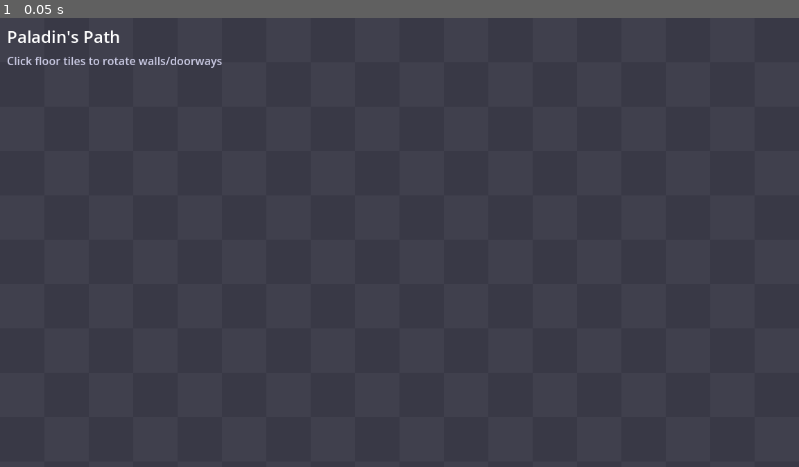
Above: before the commit, frame 1.
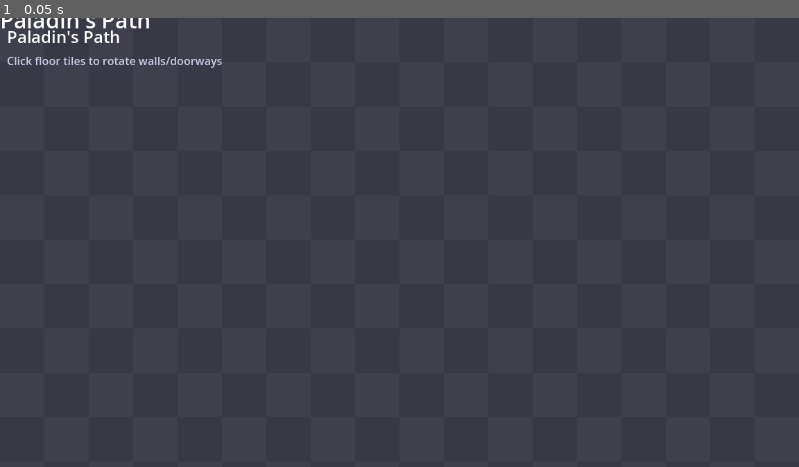
Above: after the commit, the same moment.

Repository: cutopia/paladin
Game: Godot game, scene res://scenes/main.tscn
Two runs of this game, one before a commit and one after it. Both use one fixed random seed, a clock stepped at 60 frames per second and the inputs below.
Inputs:
- Up to frame 1 (0.05 s): no input

The runs differ from the first frame. In frame 1, 0.2% of the frame differs, in the area x 0-19%, y 0-3%.
Error before the commit: Invalid call. Nonexistent function 'set_anchor_left' in base 'Label'. (res://scripts/Game.gd:22)

Commit message:
mouse events are detected

Diff:
--- a/scenes/main.tscn
+++ b/scenes/main.tscn
@@ -1,15 +1,15 @@
-[gd_scene load_steps=2 format=3 uid="uid://main"]
+[gd_scene load_steps=4 format=3 uid="uid://main"]
 
-[ext_resource type="Script" path="res://scripts/Game.gd" id="1_script"]
-[ext_resource type="Script" path="res://scripts/DungeonManager.gd" id="2_script"]
-[ext_resource type="Script" path="res://scripts/UI.gd" id="3_script"]
+[ext_resource type="Script" uid="uid://6xbmj6w80ay" path="res://scripts/Game.gd" id="1_script"]
+[ext_resource type="Script" uid="uid://ugap5xoyfagl" path="res://scripts/DungeonManager.gd" id="2_script"]
+[ext_resource type="Script" uid="uid://by1qcqyfw5qid" path="res://scripts/UI.gd" id="3_script"]
 
 [node name="Game" type="Node2D"]
 script = ExtResource("1_script")
 
 [node name="Background" type="ColorRect" parent="."]
-layout_mode = 3
-anchors_preset = 13
+anchors_preset = -1
+anchor_left = 0.5
 anchor_right = 1.0
 anchor_bottom = 1.0
 grow_horizontal = 2
@@ -18,7 +18,7 @@
 
 [node name="GridContainer" type="Control" parent="."]
 layout_mode = 3
-anchors_preset = 13
+anchor_left = 0.5
 anchor_right = 1.0
 anchor_bottom = 1.0
 grow_horizontal = 2
@@ -29,26 +29,26 @@
 script = ExtResource("2_script")
 
 [node name="UI" type="Control" parent="."]
-script = ExtResource("3_script")
 layout_mode = 3
-anchors_preset = 13
+anchor_left = 0.5
 anchor_right = 1.0
 anchor_bottom = 1.0
 grow_horizontal = 2
 grow_vertical = 2
+script = ExtResource("3_script")
 
 [node name="TitleLabel" type="Label" parent="UI"]
 layout_mode = 0
+offset_left = 10.0
 offset_top = 10.0
-offset_left = 10.0
 theme_override_colors/font_color = Color(1, 1, 1, 1)
 theme_override_font_sizes/font_size = 24
 text = "Paladin's Path"
 
 [node name="InstructionsLabel" type="Label" parent="UI"]
 layout_mode = 0
+offset_left = 10.0
 offset_top = 50.0
-offset_left = 10.0
 theme_override_colors/font_color = Color(0.8, 0.8, 0.9, 1)
 theme_override_font_sizes/font_size = 16
 text = "Click floor tiles to rotate walls/doorways"
--- a/scripts/DungeonManager.gd
+++ b/scripts/DungeonManager.gd
@@ -128,14 +128,14 @@
 
 func _input(event):
 	# Handle left click to rotate clockwise
-	if event is InputEventMouseButton and event.pressed and event.button_index == MOUSE_BUTTON_LEFT and not event.shift:
+	if event is InputEventMouseButton and event.pressed and event.button_index == MOUSE_BUTTON_LEFT and not event.shift_pressed:
 		var mouse_pos = get_global_mouse_position()
 		var grid_x = int(mouse_pos.x / tile_size)
 		var grid_y = int(mouse_pos.y / tile_size)
 		rotate_tile(grid_x, grid_y, true)
 
 	# Handle shift+left click to rotate counter-clockwise
-	if event is InputEventMouseButton and event.pressed and event.button_index == MOUSE_BUTTON_LEFT and event.shift:
+	if event is InputEventMouseButton and event.pressed and event.button_index == MOUSE_BUTTON_LEFT and event.shift_pressed:
 		var mouse_pos = get_global_mouse_position()
 		var grid_x = int(mouse_pos.x / tile_size)
 		var grid_y = int(mouse_pos.y / tile_size)
--- a/scripts/Game.gd
+++ b/scripts/Game.gd
@@ -19,10 +19,10 @@
 	# Create a label to show something is working
 	var label = Label.new()
 	label.name = "Title"
-	label.set_anchor_left(0.5)
-	label.set_anchor_top(0.1)
-	label.set_anchor_right(0.5)
-	label.set_anchor_bottom(0.1)
+	label.anchor_left = 0.5
+	label.anchor_top = 0.1
+	label.anchor_right = 0.5
+	label.anchor_bottom = 0.1
 	label.position = Vector2(0, -20)
 	label.horizontal_alignment = HORIZONTAL_ALIGNMENT_CENTER
 	label.add_theme_color_override("font_color", Color(1, 1, 1, 1))
